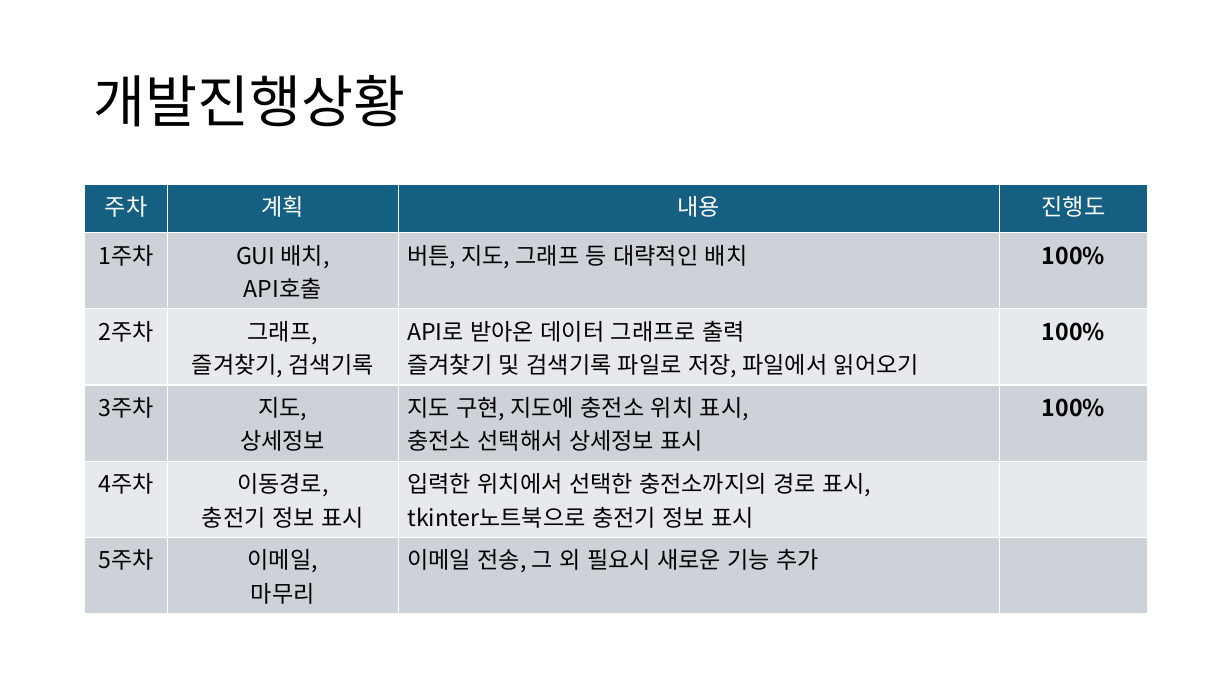
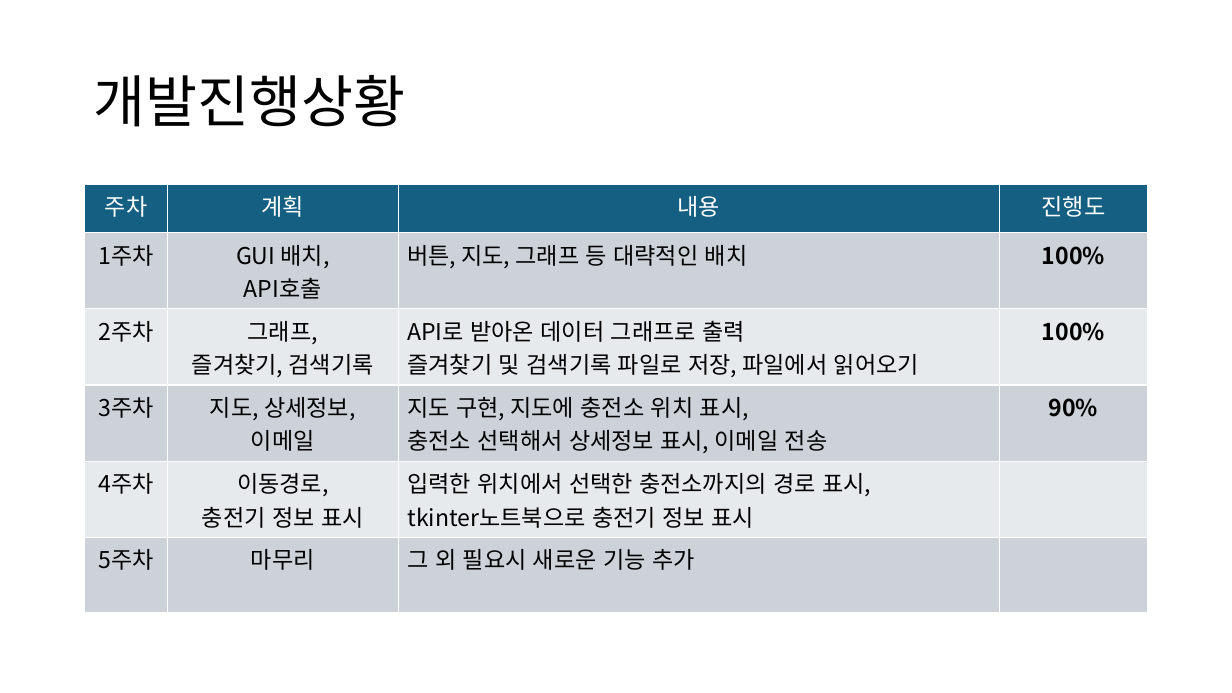
Before and after one commit to Jirung-E/Script_termproject, a slide deck: slide 3 of docs/스크립트언어_텀프로젝트_중간발표.pptx (slide 2 before the commit). Drawn at 1232x693 pixels with LibreOffice and Linux fonts; fonts in the diff are those of the drawing. Boxes give left, top, right and bottom in pixels: in the first picture for what was removed or moved away, otherwise in the second. Text is boxed around its words. In the diff, an @@ line names an element or a change of style, - is before the commit and + after.

Commit message:
ppt update

```diff
--- a/docs/스크립트언어_텀프로젝트_중간발표.pptx
+++ b/docs/스크립트언어_텀프로젝트_중간발표.pptx
@@ table at bbox=[85, 185, 1149, 607] @@
-row 4: 3주차 | 지도, / 상세정보 | 지도 구현, 지도에 충전소 위치 표시, / 충전소 선택해서 상세정보 표시 | 100%
+row 4: 3주차 | 지도, 상세정보, / 이메일 | 지도 구현, 지도에 충전소 위치 표시, / 충전소 선택해서 상세정보 표시, 이메일 전송 | 90%
-row 6, column 2: 이메일, / 마무리
+row 6, column 2: 마무리
-row 6, column 3: 이메일 전송, 그 외 필요시 새로운 기능 추가
+row 6, column 3: 그 외 필요시 새로운 기능 추가
```
Also in this commit, not shown: 1 other slide changed, 1 slide added, 3 other files.
